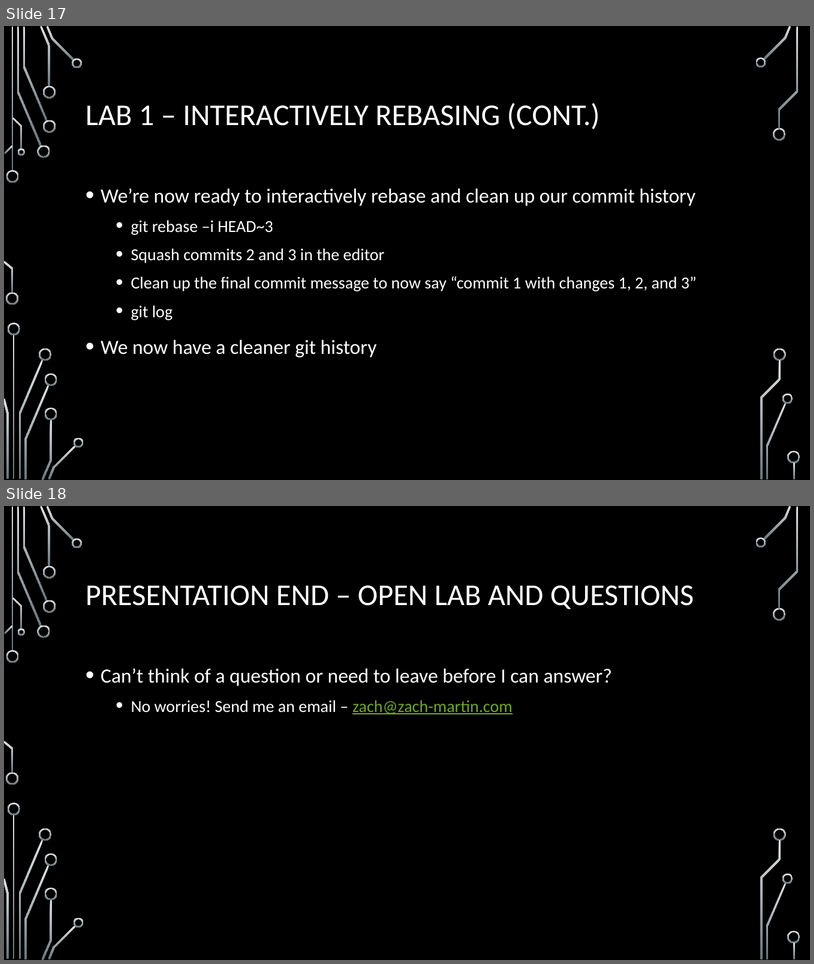
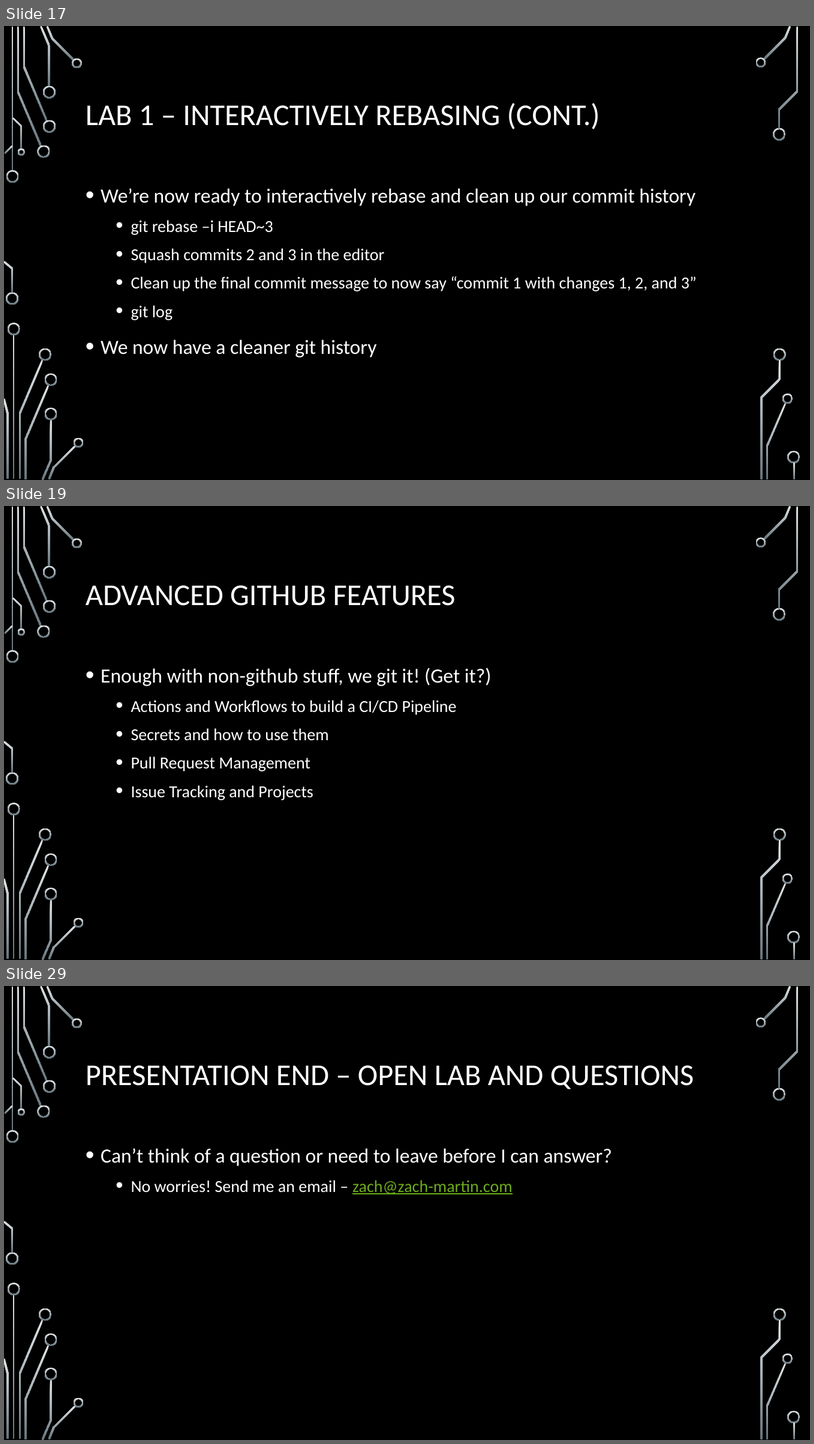
Before and after one commit to onideus/github-101-website, a slide deck: resources/Advanced github topics.pptx. Shown one above the other, each under a label of ours: slides 17 and 18 before the commit, slides 17, 19 and 29 after it; the slides between them are not shown. The pictures are 814x964 and 814x1444 pixels, drawn with LibreOffice and Linux fonts; fonts in the diff are those of the drawing; background and template pictures are left out. Boxes give left, top, right and bottom in pixels: in the first picture for what was removed or moved away, otherwise in the second. Text is boxed around its words. In the diff, an @@ line names an element or a change of style, - is before the commit and + after.

```diff
--- a/resources/Advanced github topics.pptx
+++ b/resources/Advanced github topics.pptx
@@ slide 19 added at box(4, 506, 810, 960), background picture (left out); not listed: 36 template elements that a slide beside it also shows @@
@@ title added at box(86, 585, 456, 606), 36 pt, text #FFFFFF @@
+ADVANCED GITHUB FEATURES
@@ text added at box(101, 667, 492, 800), 20 pt, text #FFFFFF @@
+• Enough with non-github stuff, we git it! (Get it?)
+  • Actions and Workflows to build a CI/CD Pipeline
+  • Secrets and how to use them
+  • Pull Request Management
+  • Issue Tracking and Projects
@@ what was slide 18 is now slide 29 @@
```
Also in this commit, not shown: 10 other slides added, 2 other files.
